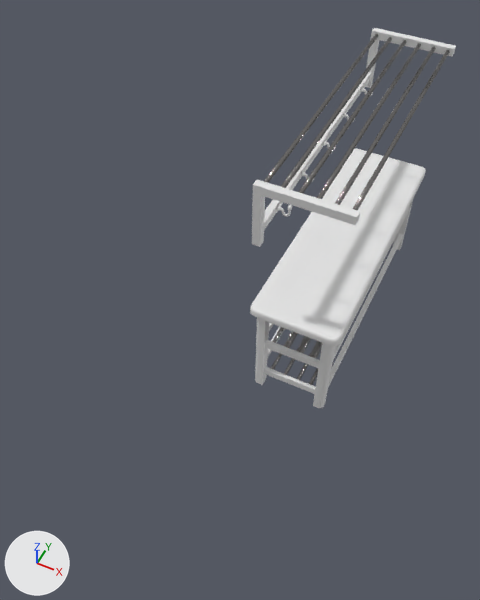
What one commit did to the Blender file Assets/Meshes/.Blend/Kaisan/shoeRack.blend.
Camera for both pictures: a camera (50 mm lens) standing at (0.5, -1.94, 2.24) and looking at (-0.18, -0.58, 0.54). Every picture has the same lights, and +X, +Y and +Z are marked at lower left.
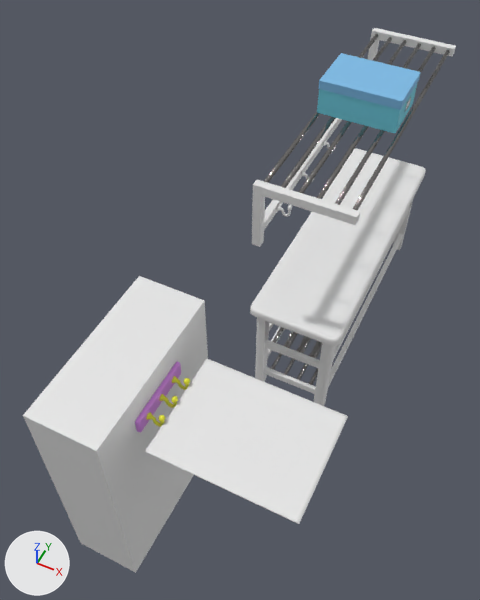
Boxes [x1, y1, x2, y2] around the edits, measured in the pictures (480 x 600 px):
'Cube', added
    after: [23, 276, 208, 573]
'Plane', added
    after: [145, 359, 348, 524]
'Kansi', added (blue)
    after: [318, 53, 421, 110]
'Laatikko', added (cyan)
    after: [317, 84, 417, 133]
'Naulakon tausta', added (purple)
    after: [135, 361, 181, 432]
'Koukut', added
    after: [146, 376, 190, 427]

Edits to the bpy script that builds the scene:
```text
Add mat_material_009:
    mat_material_009 = principled_material('Material.009')
    mat_material_009.base_color = (0.8, 0.785, 0.029)  # yellow #e7e530
Add mat_material_010:
    mat_material_010 = principled_material('Material.010')
    mat_material_010.base_color = (0.667, 0.257, 0.8)  # purple #d58be7
Add mat_material_007:
    mat_material_007 = principled_material('Material.007')
    mat_material_007.base_color = (0.205, 0.502, 0.8)  # blue #7dbce7
Add mat_material_006:
    mat_material_006 = principled_material('Material.006')
    mat_material_006.base_color = (0.172, 0.655, 0.8)  # cyan #73d4e7
Add me_cube_006:
    me_cube_006.from_pydata(...)  # a box spanning x -0.1..0.1, y -0.1..0.1, z -0.1..0.1
Add me_plane_001:
    me_plane_001.from_pydata(...)  # 1849 vertices, 1764 faces; spans x -0.15..0.238, y -0.15..0.15, z 0.0
    me_plane_001.polygons.foreach_set('use_smooth', [True] * 1764)
Add me_circle_004_1:
    me_circle_004_1.from_pydata(...)  # 639 vertices, 732 faces; spans x -0.042..0.036, y -0.079..0.077, z -0.026..0.024
    me_circle_004_1.polygons.foreach_set('use_smooth', [True] * 732)
    me_circle_004_1.materials.append(mat_material_009)  # yellow #e7e530
Add me_cube_005:
    me_cube_005.from_pydata(...)  # 64 vertices, 58 faces; spans x -0.006..0.005, y -0.1..0.1, z -0.024..0.024
    me_cube_005.materials.append(mat_material_010)  # purple #d58be7
Add me_cube_003:
    me_cube_003.from_pydata(...)  # a box spanning x -0.137..0.137, y -0.097..0.097, z -0.015..0.015
    me_cube_003.materials.append(mat_material_007)  # blue #7dbce7
Add me_cube_001:
    me_cube_001.from_pydata(...)  # a box spanning x -0.201..0.069, y -0.095..0.095, z -0.054..0.058; a box spanning x 0.063..0.069, y -0.029..0.03, z -0.017..0.012
    me_cube_001.materials.append(mat_material_006)  # cyan #73d4e7
Add ob_cube:
    ob_cube = bpy.data.objects.new('Cube', me_cube_006)
    ob_cube.location = (-0.202, -1.19, 0.58)
    ob_cube.scale = (1.0, 2.44, 3.64)
Add ob_plane:
    ob_plane = bpy.data.objects.new('Plane', me_plane_001)
    ob_plane.location = (0.106, -1.198, 0.851)
    _m = ob_plane.modifiers.new('Solidify', 'SOLIDIFY')
    _m.thickness = 0.002
    _m.offset = 0.0
    _m.use_even_offset = True
Add ob_koukut:
    ob_koukut = bpy.data.objects.new('Koukut', me_circle_004_1)
    ob_koukut.location = (-0.066, -1.2, 0.844)
    ob_koukut.rotation_euler = (1.571, 1.739, 1.571)  # degrees (90, 100, 90)
    ob_koukut.scale = (0.894, 0.907, 1.0)
    _m = ob_koukut.modifiers.new('Subdivision', 'SUBSURF')
Add ob_naulakon_tausta:
    ob_naulakon_tausta = bpy.data.objects.new('Naulakon tausta', me_cube_005)
    ob_naulakon_tausta.location = (-0.094, -1.2, 0.846)
Add ob_kansi:
    ob_kansi = bpy.data.objects.new('Kansi', me_cube_003)
    ob_kansi.location = (-0.005, 0.0, 1.109)
Add ob_laatikko:
    ob_laatikko = bpy.data.objects.new('Laatikko', me_cube_001)
    ob_laatikko.location = (0.061, 0.0, 1.061)
```
